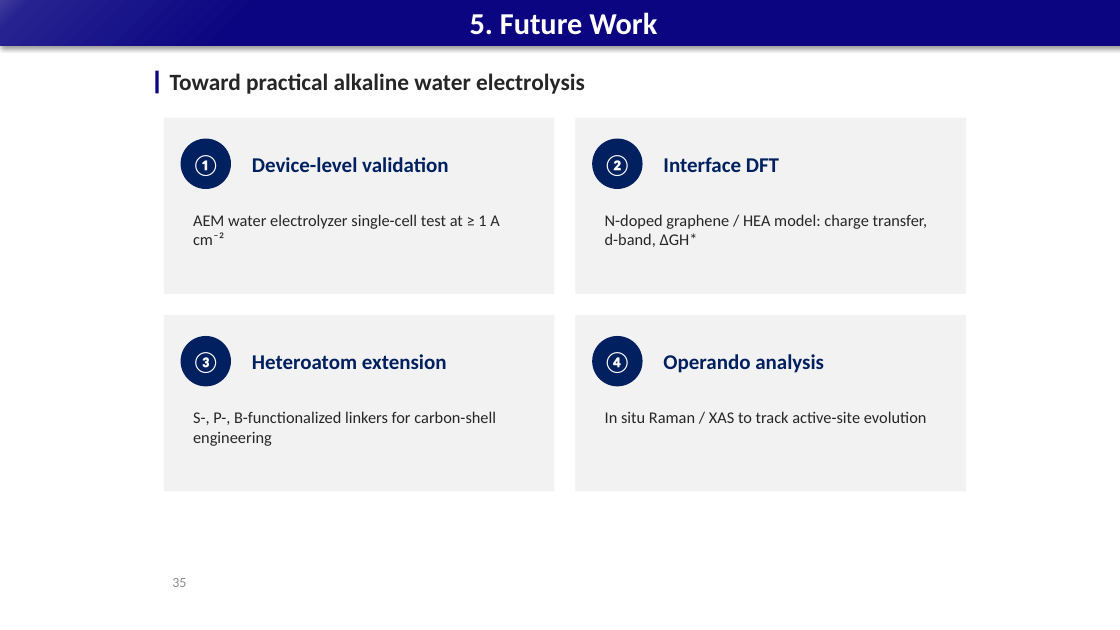
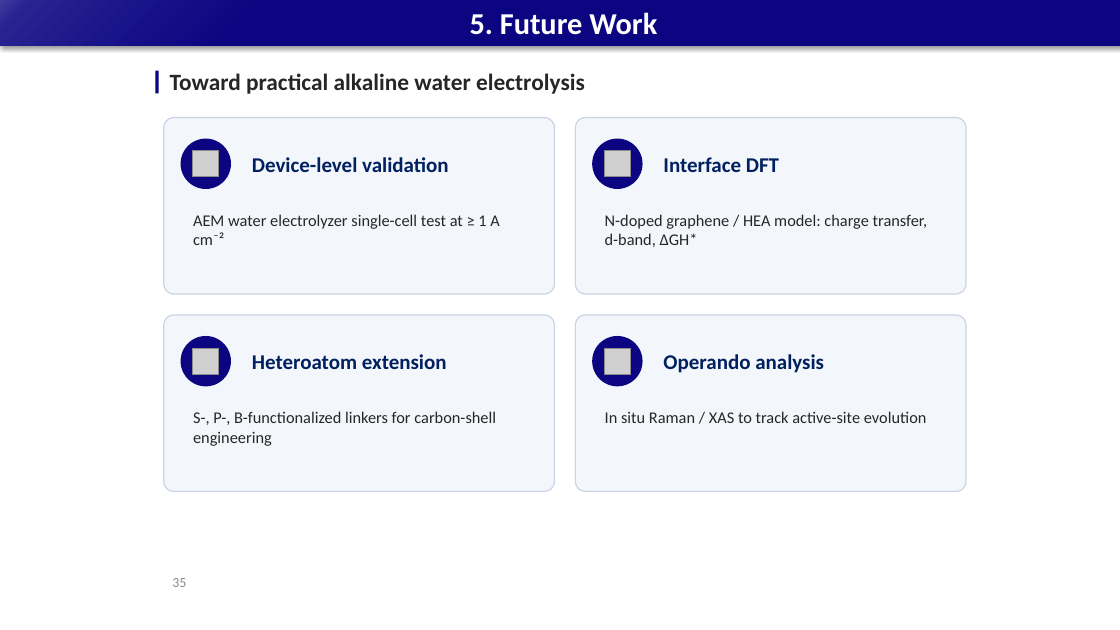
Before and after one commit to limsj0204/letter, a slide deck: slide 35 of 학위논문_디펜스_발표자료.pptx. Drawn at 1120x630 pixels with LibreOffice and Linux fonts; fonts in the diff are those of the drawing; grey boxes stand for pictures. Boxes give left, top, right and bottom in pixels: in the first picture for what was removed or moved away, otherwise in the second. Text is boxed around its words. In the diff, an @@ line names an element or a change of style, - is before the commit and + after.

```diff
--- a/학위논문_디펜스_발표자료.pptx
+++ b/학위논문_디펜스_발표자료.pptx
@@ rectangle removed at (164,118,555,294) @@
@@ rounded rectangle added at (164,118,555,294), fill #F3F6FB, outline #C9D3E3 1 pt @@
@@ rectangle removed at (576,118,966,294) @@
@@ rounded rectangle added at (576,118,966,294), fill #F3F6FB, outline #C9D3E3 1 pt @@
@@ text in ellipse at (192,155,220,176): text removed @@
-①
@@ picture added at (192,150,218,176) @@
@@ text in ellipse at (603,155,631,176): text removed @@
-②
@@ picture added at (604,150,630,176) @@
@@ rectangle removed at (164,315,555,492) @@
@@ rounded rectangle added at (164,315,555,492), fill #F3F6FB, outline #C9D3E3 1 pt @@
@@ rectangle removed at (576,315,966,492) @@
@@ rounded rectangle added at (576,315,966,492), fill #F3F6FB, outline #C9D3E3 1 pt @@
@@ text in ellipse at (192,352,220,373): text removed @@
-③
@@ picture added at (192,348,218,374) @@
@@ fill #002060 to #0B0581 in 4 elements at (181,139,231,189), (592,139,643,189), (181,336,231,386), (592,336,643,386) @@
@@ text in ellipse at (603,352,631,373): text removed @@
-④
@@ picture added at (604,348,630,374) @@
```
Also in this commit, not shown: 31 other slides changed.
